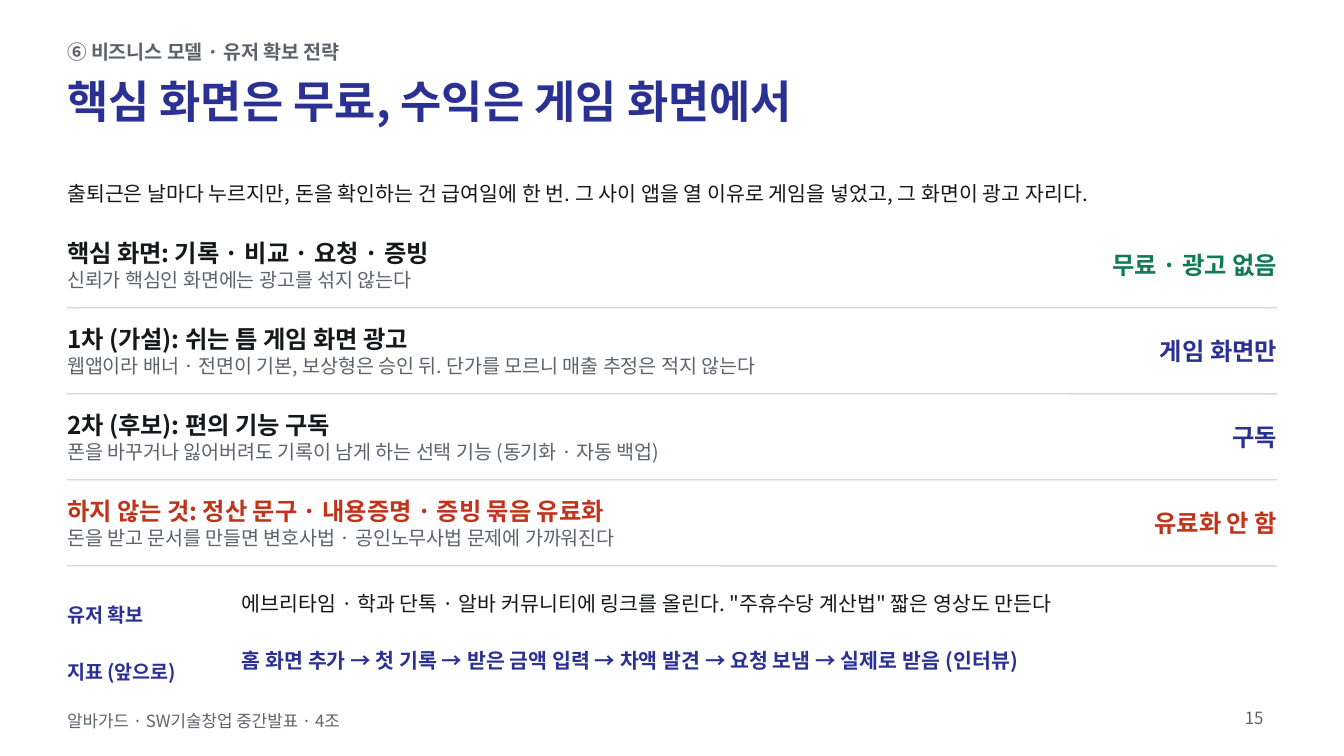
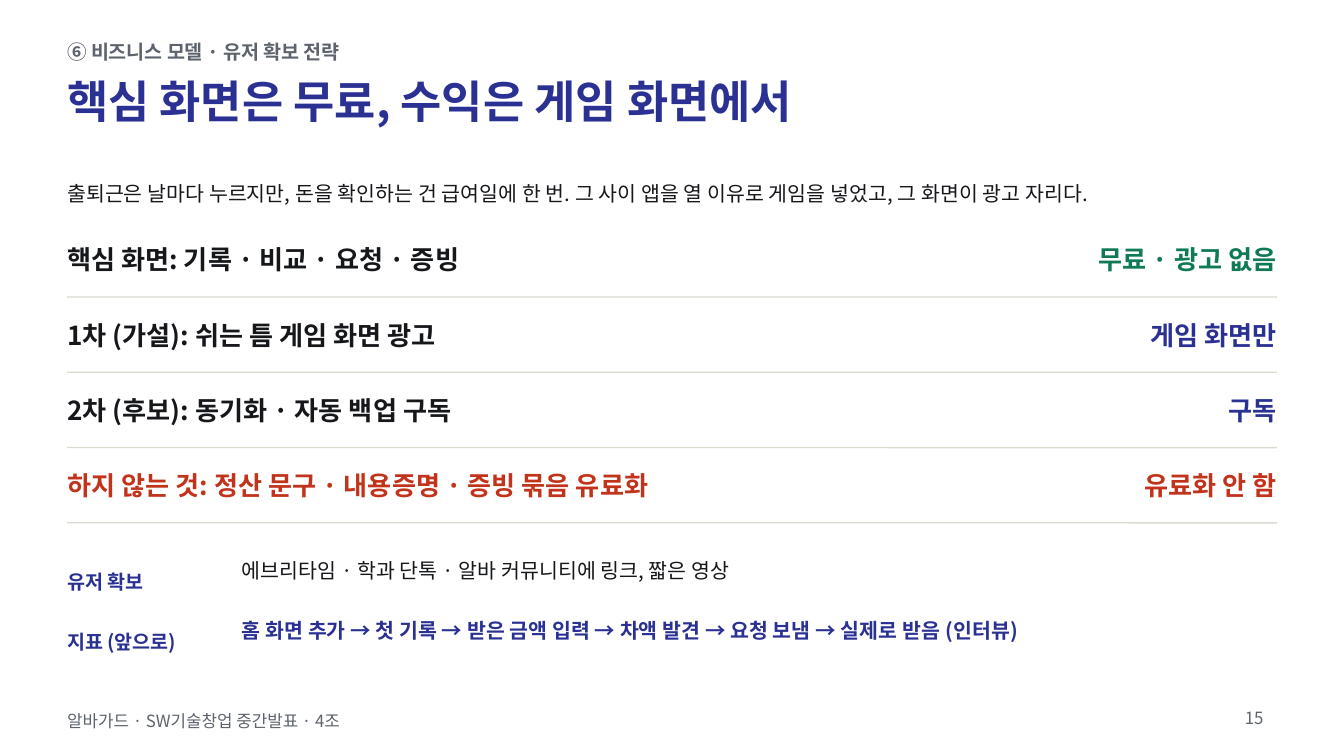
Before and after one commit to jihooni217/albaguard, a slide deck: slide 15 of docs/06_중간발표_PPT.pptx. Drawn at 1344x756 pixels with LibreOffice and Linux fonts; fonts in the diff are those of the drawing. Boxes give left, top, right and bottom in pixels: in the first picture for what was removed or moved away, otherwise in the second. Text is boxed around its words. In the diff, an @@ line names an element or a change of style, - is before the commit and + after.

```diff
--- a/docs/06_중간발표_PPT.pptx
+++ b/docs/06_중간발표_PPT.pptx
@@ size 13 to 14 pt in 7 elements at (x1=1099, y1=247, x2=1276, y2=272), (x1=1150, y1=323, x2=1276, y2=348), (x1=1229, y1=399, x2=1277, y2=423), (x1=1144, y1=473, x2=1277, y2=498), (x1=67, y1=247, x2=459, y2=272), (x1=67, y1=473, x2=648, y2=498), (x1=67, y1=323, x2=436, y2=350) @@
@@ line moved from (67, 308) - (1277, 308) to (67, 297) - (1277, 297) @@
@@ text at (x1=67, y1=271, x2=411, y2=289): paragraph removed @@
-신뢰가 핵심인 화면에는 광고를 섞지 않는다
@@ text "게임 화면만" moved from (x1=1160, y1=339, x2=1277, y2=362) to (x1=1150, y1=323, x2=1276, y2=348) @@
@@ text at (x1=67, y1=352, x2=755, y2=377): paragraph removed @@
-웹앱이라 배너 · 전면이 기본, 보상형은 승인 뒤. 단가를 모르니 매출 추정은 적지 않는다
@@ line moved from (67, 394) - (1277, 394) to (67, 372) - (1277, 372) @@
@@ text "구독" moved from (x1=1232, y1=426, x2=1277, y2=449) to (x1=1229, y1=399, x2=1277, y2=423) @@
@@ text at (x1=67, y1=398, x2=451, y2=425): text changed; size 10.5 to 14 pt; text colour #5D636D to #15171A; bold on @@
-2차 (후보): 편의 기능 구독
-폰을 바꾸거나 잃어버려도 기록이 남게 하는 선택 기능 (동기화 · 자동 백업)
+2차 (후보): 동기화 · 자동 백업 구독
@@ 2 texts, 1 line moved together from (x1=67, y1=480, x2=1277, y2=683) to (x1=67, y1=448, x2=1277, y2=653) @@
@@ text "하지 않는 것: 정산 문구 ..." moved from (x1=67, y1=499, x2=615, y2=547) to (x1=67, y1=473, x2=648, y2=498) @@
@@ text "유료화 안 함" moved from (x1=1154, y1=511, x2=1277, y2=534) to (x1=1144, y1=473, x2=1277, y2=498) @@
@@ line moved from (67, 566) - (1277, 566) to (67, 523) - (1277, 523) @@
@@ text at (x1=67, y1=529, x2=615, y2=547): paragraph removed @@
-돈을 받고 문서를 만들면 변호사법 · 공인노무사법 문제에 가까워진다
@@ text "유저 확보" moved from (x1=67, y1=605, x2=143, y2=624) to (x1=67, y1=572, x2=143, y2=591) @@
@@ text at (x1=242, y1=561, x2=729, y2=582): text changed @@
-에브리타임 · 학과 단톡 · 알바 커뮤니티에 링크를 올린다. "주휴수당 계산법" 짧은 영상도 만든다
+에브리타임 · 학과 단톡 · 알바 커뮤니티에 링크, 짧은 영상
```
Also in this commit, not shown: 4 other slides changed, 1 other file.
